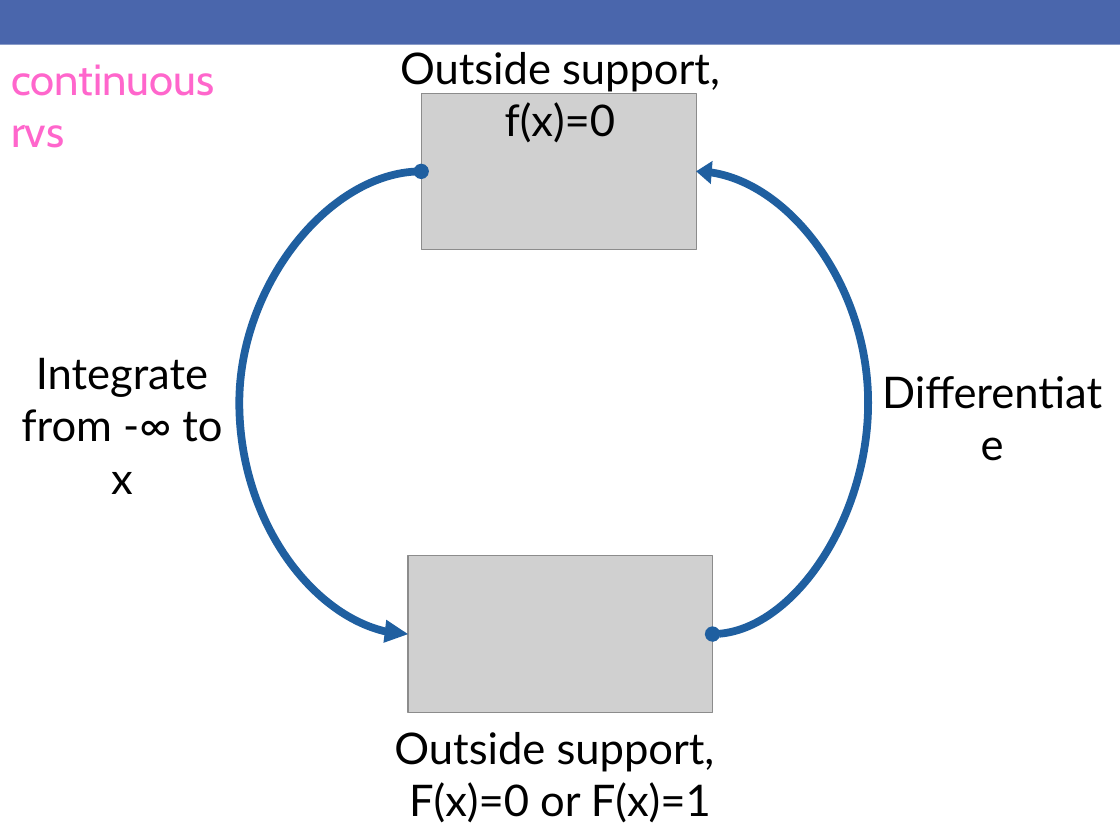
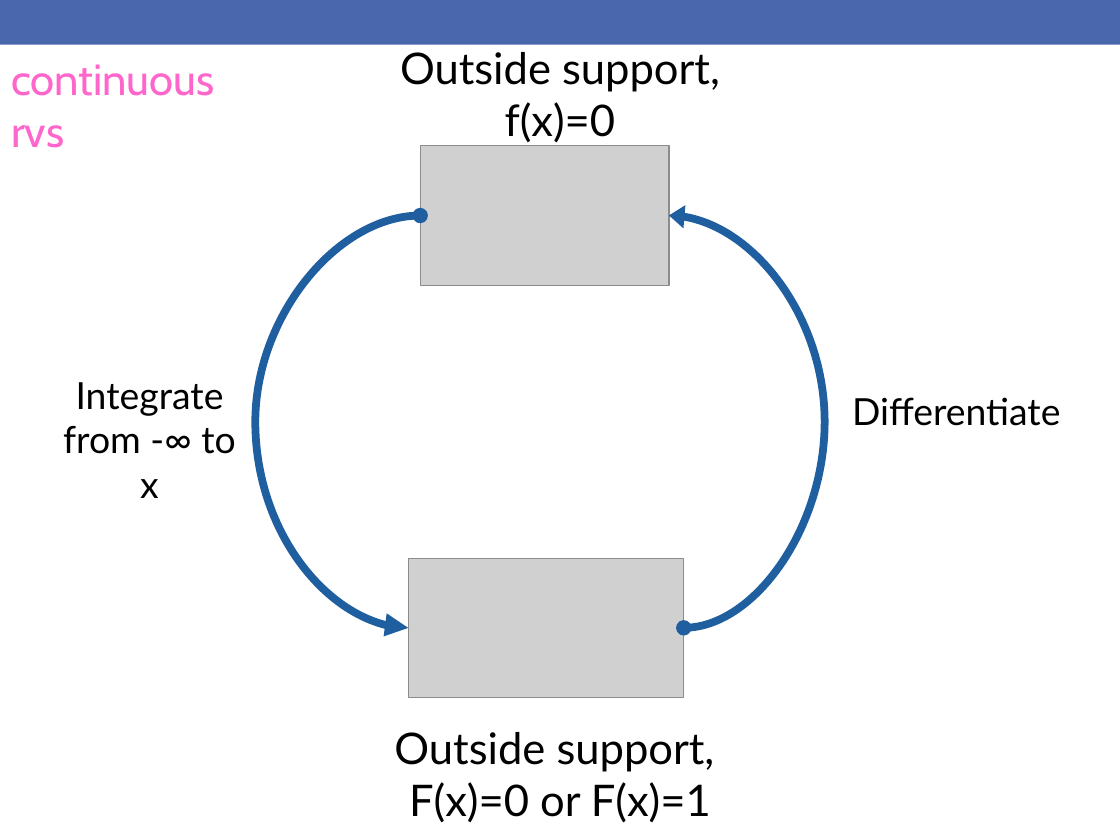
Before and after one commit to rebeccal/ohsu-math630, a slide deck: slide 24 of slides/cm033.pptx. Drawn at 1120x840 pixels with LibreOffice and Linux fonts; fonts in the diff are those of the drawing; grey boxes stand for pictures. Boxes give left, top, right and bottom in pixels: in the first picture for what was removed or moved away, otherwise in the second. Text is boxed around its words. In the diff, an @@ line names an element or a change of style, - is before the commit and + after.

```diff
--- a/slides/cm033.pptx
+++ b/slides/cm033.pptx
@@ picture: place and size @@
-picture at bbox=[421, 93, 697, 250]
+picture at bbox=[420, 146, 669, 286]
@@ curved double arrow moved from (408, 634) - (421, 171) to (409, 628) - (420, 215) @@
@@ curved double arrow moved from (712, 634) - (697, 171) to (684, 628) - (669, 215) @@
@@ text "Integrate from -∞ to x": place and size @@
-text "Integrate from -∞ to x" at bbox=[21, 357, 222, 494]
+text "Integrate from -∞ to x" at bbox=[63, 382, 235, 498]
@@ text "Integrate from -∞ to x" at bbox=[63, 382, 235, 498]: size 28 to 24 pt @@
@@ text "Differentiate" at bbox=[852, 397, 1060, 426]: size 28 to 24 pt @@
@@ text "Differentiate": place and size @@
-text "Differentiate" at bbox=[870, 360, 1114, 423]
+text "Differentiate" at bbox=[852, 397, 1060, 426]
@@ picture: place and size @@
-picture at bbox=[408, 556, 712, 712]
+picture at bbox=[409, 558, 684, 698]
```
Also in this commit, not shown: 9 other slides changed, 1 slide added, 1 slide removed, 3 other files.
